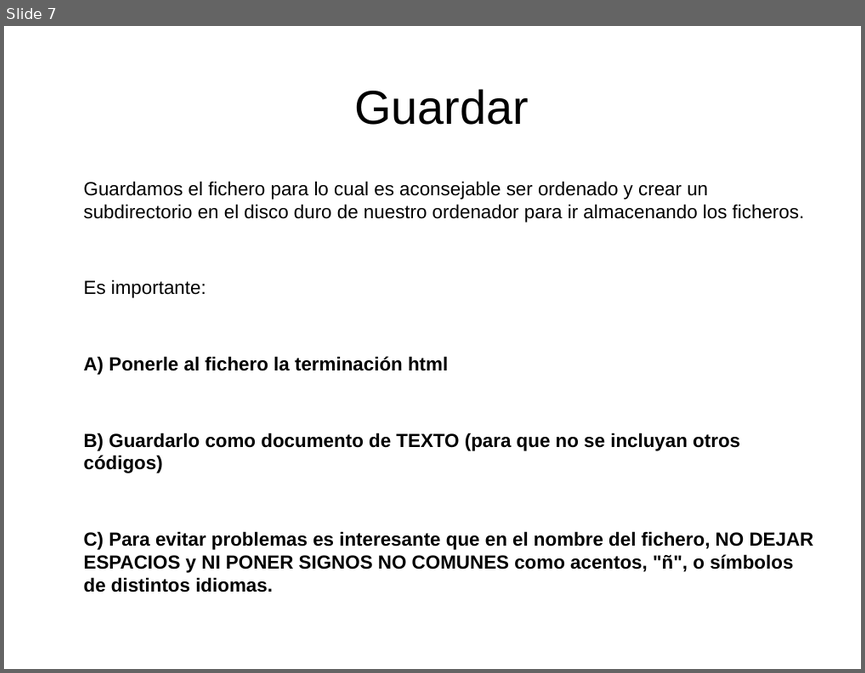
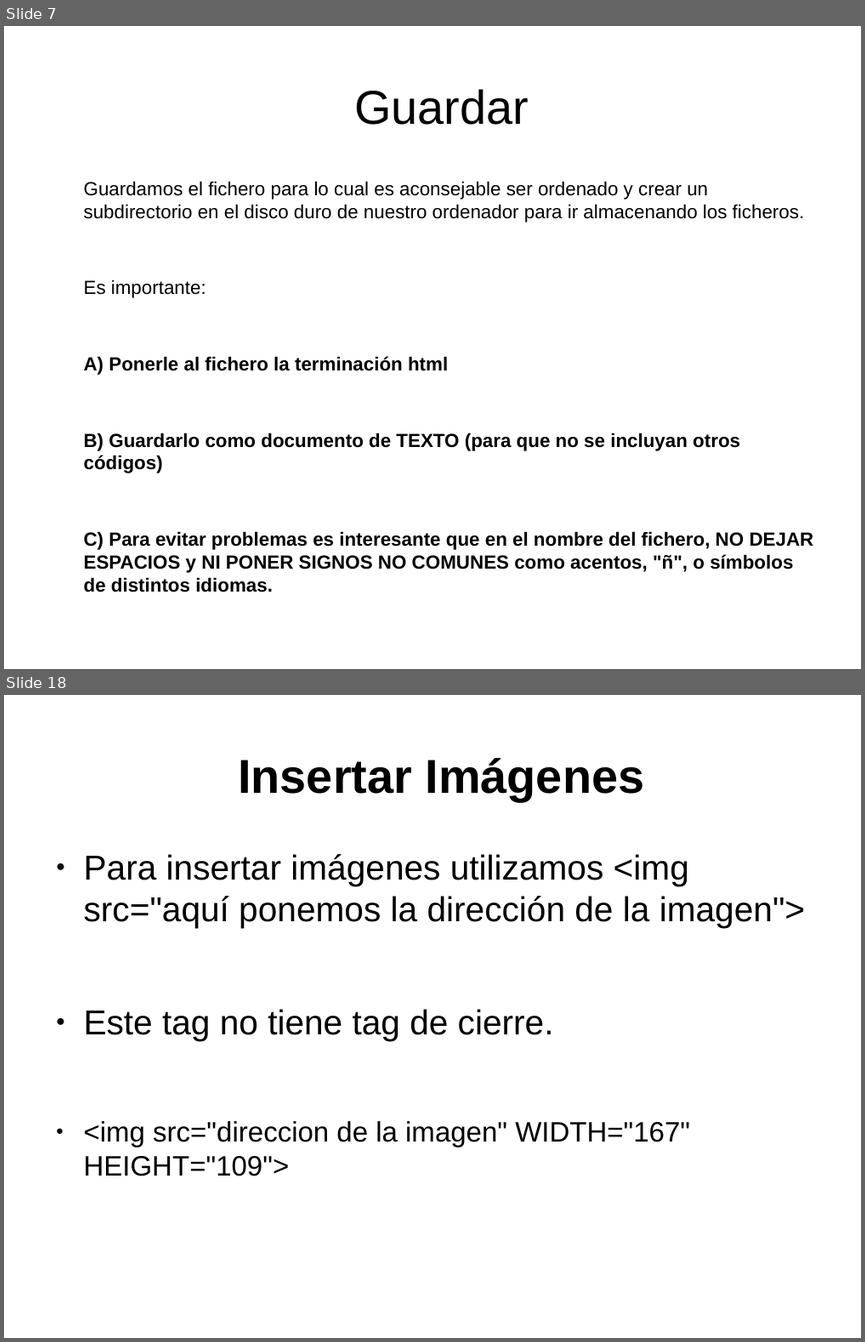
Before and after one commit to oslugr/campus15, a slide deck: Grupo mediano/Presentacion Html para Campus 15.odp. Shown one above the other, each under a label of ours: slide 7 before the commit, slides 7 and 18 after it; the slides between them are not shown. The pictures are 865x673 and 865x1342 pixels, drawn with LibreOffice and Linux fonts; fonts in the diff are those of the drawing. Boxes give left, top, right and bottom in pixels: in the first picture for what was removed or moved away, otherwise in the second. Text is boxed around its words. In the diff, an @@ line names an element or a change of style, - is before the commit and + after.

```diff
--- a/Grupo mediano/Presentacion Html para Campus 15.odp
+++ b/Grupo mediano/Presentacion Html para Campus 15.odp
@@ slide 18 added at (x1=4, y1=695, x2=861, y2=1338), background #FFFFFF @@
@@ title added at (x1=238, y1=758, x2=645, y2=801), 44 pt, text #000000, bold @@
+Insertar Imágenes
@@ text added at (x1=84, y1=854, x2=805, y2=1176), 32 pt, text #000000 @@
+● Para insertar imágenes utilizamos <img src="aquí ponemos la dirección de la imagen">
+● Este tag no tiene tag de cierre.
+● <img src="direccion de la imagen" WIDTH="167" HEIGHT="109">
```
Also in this commit, not shown: 14 other slides added.
